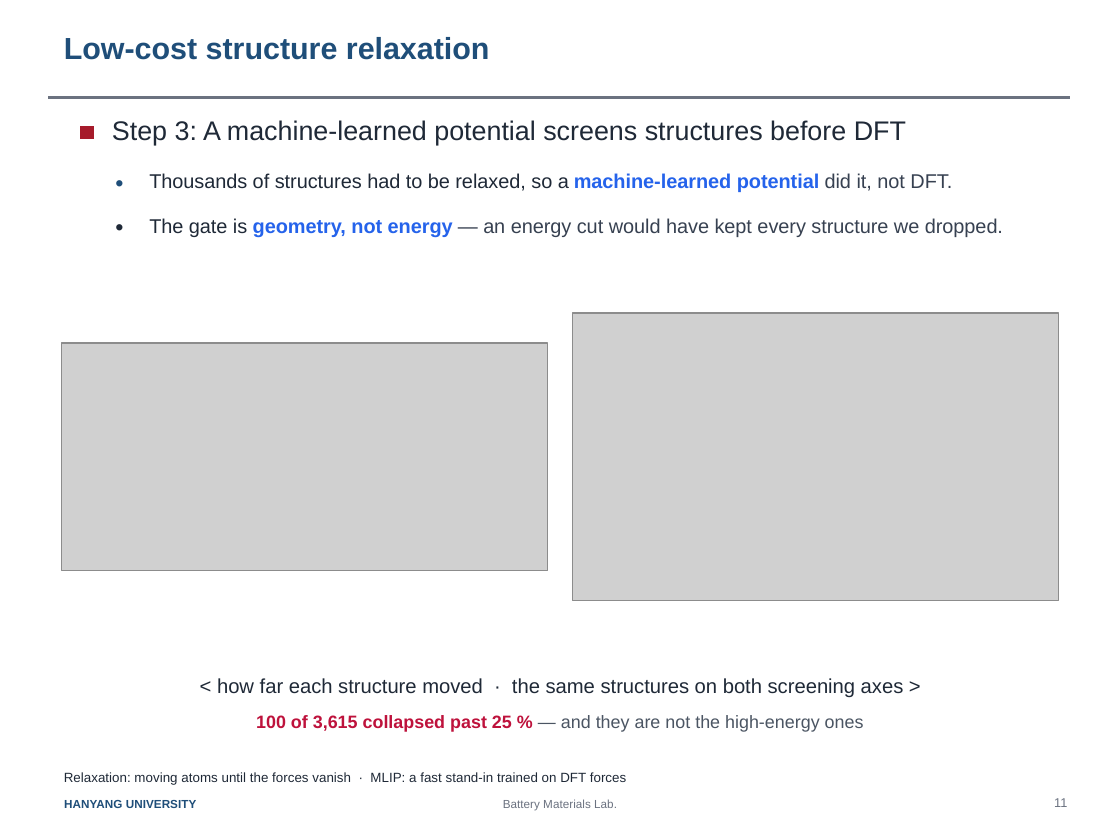
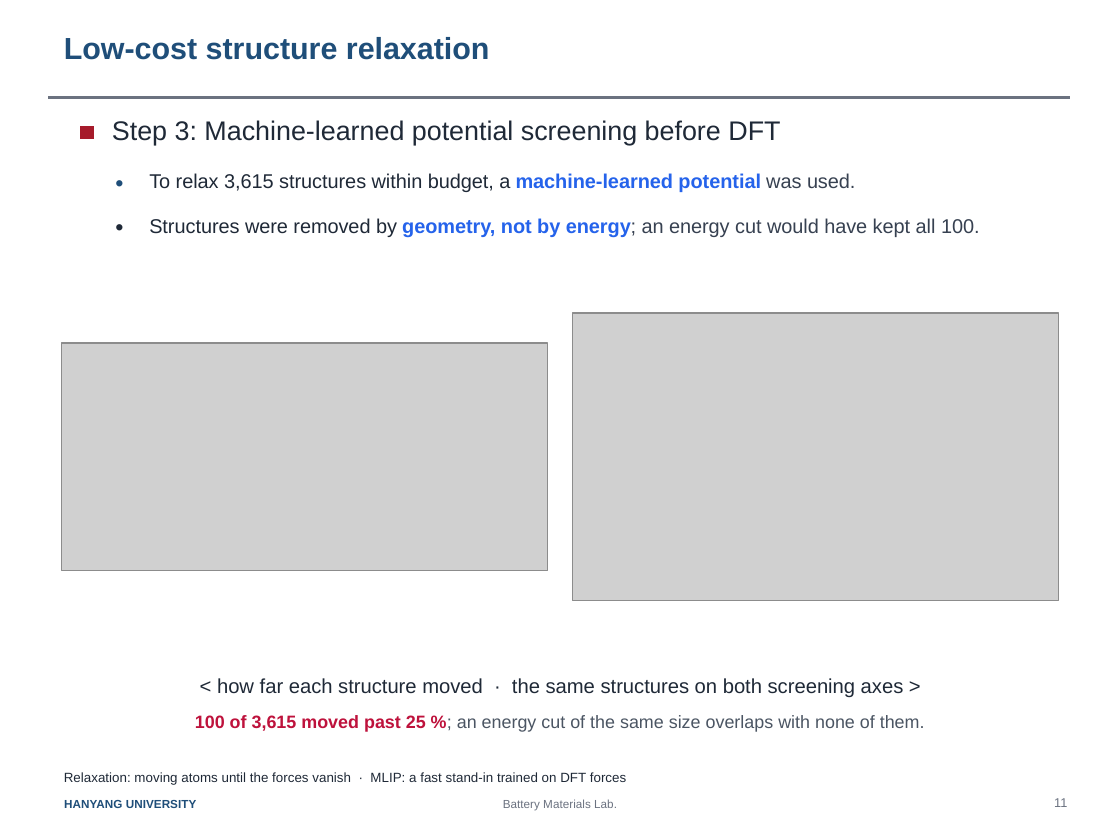
Before and after one commit to yonghoon7153-source/Yonghoon-DEM-DFT, a slide deck: slide 1 of docs/Slide11_lowcost_relaxation.pptx. Drawn at 1120x840 pixels with LibreOffice and Linux fonts; fonts in the diff are those of the drawing; grey boxes stand for pictures. Boxes give left, top, right and bottom in pixels: in the first picture for what was removed or moved away, otherwise in the second. Text is boxed around its words. In the diff, an @@ line names an element or a change of style, - is before the commit and + after.

```diff
--- a/docs/Slide11_lowcost_relaxation.pptx
+++ b/docs/Slide11_lowcost_relaxation.pptx
@@ text at [112, 120, 780, 145]: text changed @@
-Step 3: A machine-learned potential screens structures before DFT
+Step 3: Machine-learned potential screening before DFT
@@ text at [149, 173, 855, 192]: text changed @@
-Thousands of structures had to be relaxed, so a machine-learned potential did it, not DFT.
+To relax 3,615 structures within budget, a machine-learned potential was used.
@@ text at [149, 218, 980, 237]: text changed @@
-The gate is geometry, not energy — an energy cut would have kept every structure we dropped.
+Structures were removed by geometry, not by energy; an energy cut would have kept all 100.
@@ text at [195, 715, 925, 732]: text changed @@
-100 of 3,615 collapsed past 25 % — and they are not the high-energy ones
+100 of 3,615 moved past 25 %; an energy cut of the same size overlaps with none of them.
```
Also in this commit, not shown: 2 other files.
